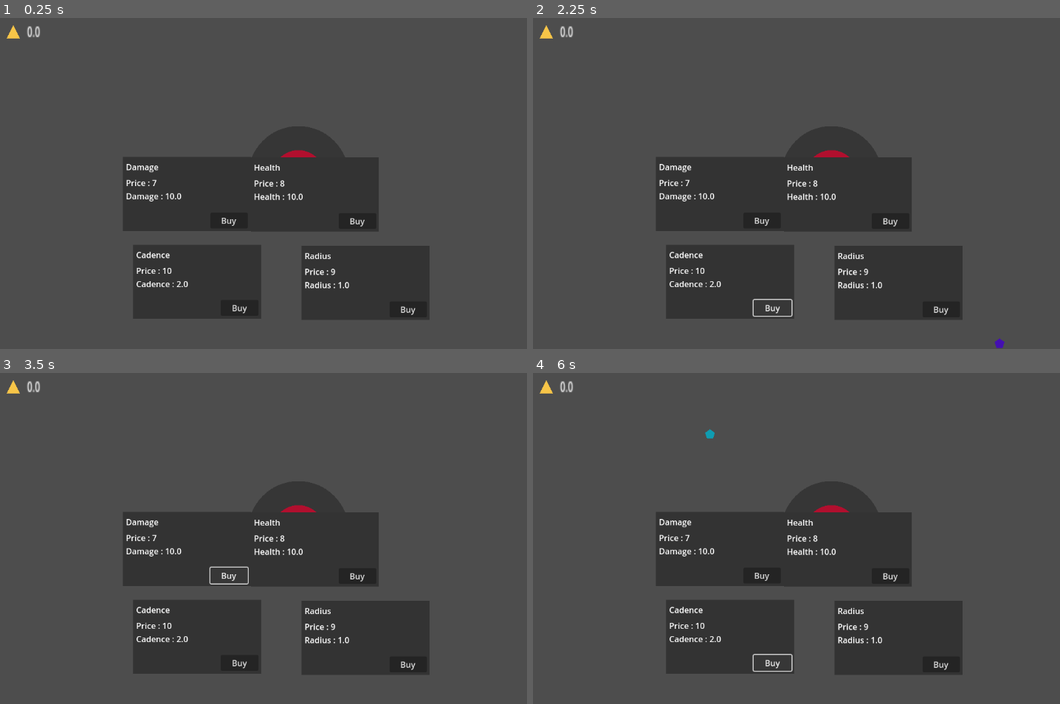
Above: before the commit, frames 1-4 (two rows, left to right).
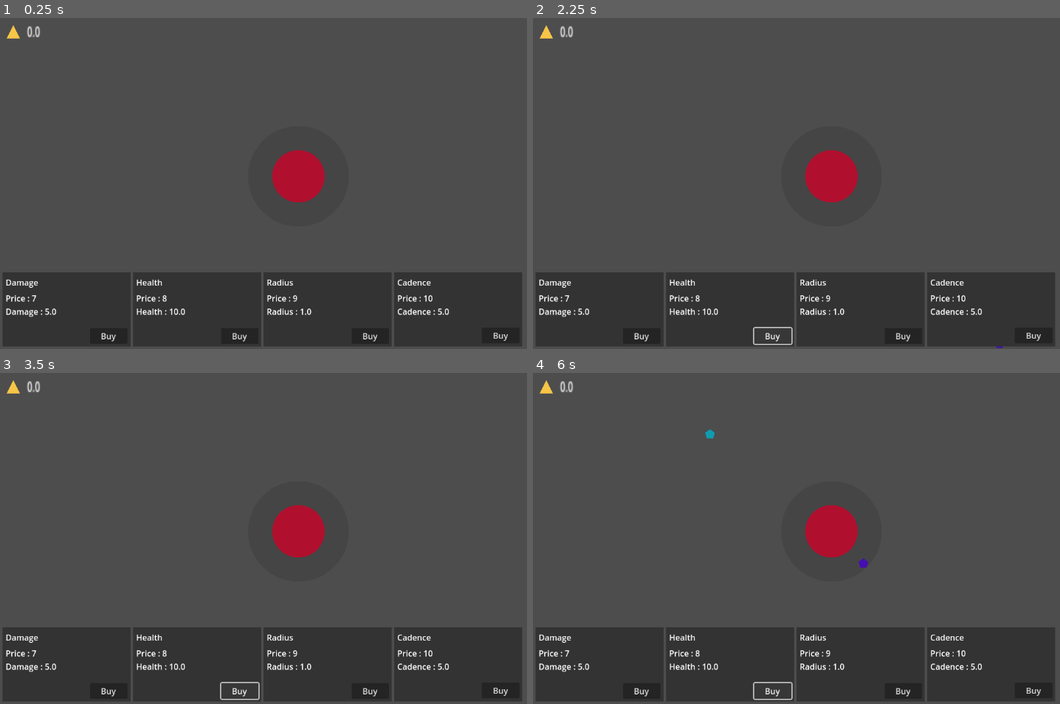
Above: after the commit, the same moments.

Repository: jakubaszcz/Prototype-Evil-Tower
Game: Godot game, scene res://Components/Scenes/Game.tscn
Same seed, same stepped clock (60 frames per second), same inputs: the game is played once before the commit and once after it.
Inputs:
- Up to frame 1 (0.25 s): no input
- Up to frame 2 (2.25 s): click "Buy" at 0.5 s; click "Buy" at 1.25 s; click "Buy" at 2 s
- Up to frame 3 (3.5 s): click "Buy" at 2.75 s
- Up to frame 4 (6 s): click "Buy" at 3.5 s; click "Buy" at 4.25 s; click "Buy" at 5 s; click "Buy" at 5.75 s

The runs differ from the first frame. In frame 1, 28% of the frame differs, in the area x 0-100%, y 42-100%; in frame 2, 27%; in frame 3, 27%; in frame 4, 27%.

Commit message:
[PET] Game Over Gems

Diff:
--- a/Components/Entities/Enemy_Type_2.tscn
+++ b/Components/Entities/Enemy_Type_2.tscn
@@ -9,12 +9,11 @@
 [sub_resource type="CircleShape2D" id="CircleShape2D_ayoq3"]
 radius = 1.7652817
 
-[node name="Enemy_Type_2" type="CharacterBody2D" node_paths=PackedStringArray("progress_bar", "cooldown", "hitbox") groups=["enemy"]]
+[node name="Enemy_Type_2" type="CharacterBody2D" node_paths=PackedStringArray("cooldown", "hitbox") groups=["enemy"]]
 script = ExtResource("1_r3toq")
 health = 10
 speed = 100.0
 recompense = 10
-progress_bar = NodePath("")
 cooldown = NodePath("AttackCooldown")
 hitbox = NodePath("Area2D")
 metadata/_custom_type_script = "uid://8p33dw64exbw"
--- a/Components/Interfaces/Game/PlayerStatistics.gd
+++ b/Components/Interfaces/Game/PlayerStatistics.gd
@@ -21,26 +21,26 @@
 func _on_damage_pressed() -> void:
 	if ((Game.game_coin - Game.game_damage_price) >= 0):
 		Game.game_coin -= Game.game_damage_price
-		Game.game_damage *= Game.game_damage_buy
-		Game.game_damage_price *= Game.multiplier
+		Game.game_damage += Game.game_damage_buy
+		Game.game_damage_price *= Game.price_multiplier
 
 
 func _on_health_pressed() -> void:
 		if ((Game.game_coin - Game.game_health_price) >= 0):
 			Game.game_coin -= Game.game_health_price
-			Game.game_health *= Game.game_health_buy
-			Game.game_health_price *= Game.multiplier
+			Game.game_health += Game.game_health_buy
+			Game.game_health_price *= Game.price_multiplier
 
 
 func _on_radius_pressed() -> void:
 	if ((Game.game_coin - Game.game_radius_price) >= 0):
 		Game.game_coin -= Game.game_radius_price
-		Game.game_radius *= Game.game_radius_buy
-		Game.game_radius_price *= Game.multiplier
+		Game.game_radius += Game.game_radius_buy
+		Game.game_radius_price *= Game.price_multiplier
 
 
 func _on_cadence_pressed() -> void:
 	if ((Game.game_coin - Game.game_cadence_price) >= 0):
 		Game.game_coin -= Game.game_cadence_price
-		Game.game_cadence *= Game.game_cadence_buy
-		Game.game_cadence_price *= Game.multiplier
+		Game.game_cadence -= Game.game_cadence_buy
+		Game.game_cadence_price *= Game.price_multiplier
--- a/Components/Interfaces/Game/player_statistics.tscn
+++ b/Components/Interfaces/Game/player_statistics.tscn
@@ -25,37 +25,37 @@
 
 [node name="Sprite2D" type="Sprite2D" parent="DamageContainer"]
 modulate = Color(0.20033002, 0.20033002, 0.20032999, 1)
-position = Vector2(365, 345.00003)
+position = Vector2(130, 570.5)
 scale = Vector2(250, 145)
 texture = SubResource("CanvasTexture_ikyie")
 
 [node name="Title" type="Label" parent="DamageContainer"]
-offset_left = 246.0
-offset_top = 280.0
-offset_right = 481.0
-offset_bottom = 303.0
+offset_left = 11.0
+offset_top = 505.5
+offset_right = 246.0
+offset_bottom = 528.5
 text = "Damage"
 
 [node name="Price" type="Label" parent="DamageContainer"]
-offset_left = 246.0
-offset_top = 311.0
-offset_right = 483.0
-offset_bottom = 360.0
+offset_left = 11.0
+offset_top = 536.5
+offset_right = 248.0
+offset_bottom = 585.5
 text = "Price : NaN"
 
 [node name="Ability" type="Label" parent="DamageContainer"]
-offset_left = 246.0
-offset_top = 337.0
-offset_right = 480.0
-offset_bottom = 360.0
+offset_left = 11.0
+offset_top = 562.5
+offset_right = 245.0
+offset_bottom = 585.5
 text = "Damage : NaN"
 
 [node name="Damage" type="Button" parent="DamageContainer"]
 z_index = 1
-offset_left = 411.0
-offset_top = 381.0
-offset_right = 484.0
-offset_bottom = 412.0
+offset_left = 176.0
+offset_top = 606.5
+offset_right = 249.0
+offset_bottom = 637.5
 text = "Buy
 "
 
@@ -63,108 +63,108 @@
 
 [node name="Sprite2D" type="Sprite2D" parent="HealthContainer"]
 modulate = Color(0.20033002, 0.20033002, 0.20032999, 1)
-position = Vector2(615, 345.5)
+position = Vector2(385, 570.5)
 scale = Vector2(250, 145)
 texture = SubResource("CanvasTexture_ikyie")
 
 [node name="Title" type="Label" parent="HealthContainer"]
-offset_left = 496.0
-offset_top = 280.5
-offset_right = 731.0
-offset_bottom = 303.5
+offset_left = 266.0
+offset_top = 505.5
+offset_right = 501.0
+offset_bottom = 528.5
 text = "Health"
 
 [node name="Price" type="Label" parent="HealthContainer"]
-offset_left = 496.0
-offset_top = 311.5
-offset_right = 733.0
-offset_bottom = 360.5
+offset_left = 266.0
+offset_top = 536.5
+offset_right = 503.0
+offset_bottom = 585.5
 text = "Price : NaN"
 
 [node name="Ability" type="Label" parent="HealthContainer"]
-offset_left = 496.0
-offset_top = 337.5
-offset_right = 730.0
-offset_bottom = 360.5
+offset_left = 266.0
+offset_top = 562.5
+offset_right = 500.0
+offset_bottom = 585.5
 text = "Damage : NaN"
 
 [node name="Health" type="Button" parent="HealthContainer"]
-offset_left = 662.0
-offset_top = 382.0
-offset_right = 735.0
-offset_bottom = 413.0
+offset_left = 432.0
+offset_top = 607.0
+offset_right = 505.0
+offset_bottom = 638.0
 text = "Buy"
 
 [node name="RadiusContainer" type="Node" parent="."]
 
 [node name="Sprite2D" type="Sprite2D" parent="RadiusContainer"]
 modulate = Color(0.20033002, 0.20033002, 0.20032999, 1)
-position = Vector2(714, 518.5)
+position = Vector2(640, 570.5)
 scale = Vector2(250, 145)
 texture = SubResource("CanvasTexture_ikyie")
 
 [node name="Title" type="Label" parent="RadiusContainer"]
-offset_left = 595.0
-offset_top = 453.5
-offset_right = 830.0
-offset_bottom = 476.5
+offset_left = 521.0
+offset_top = 505.5
+offset_right = 756.0
+offset_bottom = 528.5
 text = "Radius"
 
 [node name="Price" type="Label" parent="RadiusContainer"]
-offset_left = 595.0
-offset_top = 484.5
-offset_right = 832.0
-offset_bottom = 533.5
+offset_left = 521.0
+offset_top = 536.5
+offset_right = 758.0
+offset_bottom = 585.5
 text = "Price : NaN"
 
 [node name="Ability" type="Label" parent="RadiusContainer"]
-offset_left = 595.0
-offset_top = 510.5
-offset_right = 829.0
-offset_bottom = 533.5
+offset_left = 521.0
+offset_top = 562.5
+offset_right = 755.0
+offset_bottom = 585.5
 text = "Radius : NaN"
 
 [node name="Radius" type="Button" parent="RadiusContainer"]
-offset_left = 761.0
-offset_top = 555.0
-offset_right = 834.0
-offset_bottom = 586.0
+offset_left = 687.0
+offset_top = 607.0
+offset_right = 760.0
+offset_bottom = 638.0
 text = "Buy"
 
 [node name="CadenceContainer" type="Node" parent="."]
 
 [node name="Sprite2D" type="Sprite2D" parent="CadenceContainer"]
 modulate = Color(0.20033002, 0.20033002, 0.20032999, 1)
-position = Vector2(385, 516.5)
+position = Vector2(895, 570.5)
 scale = Vector2(250, 145)
 texture = SubResource("CanvasTexture_ikyie")
 
 [node name="Title" type="Label" parent="CadenceContainer"]
-offset_left = 266.0
-offset_top = 451.5
-offset_right = 501.0
-offset_bottom = 474.5
+offset_left = 776.0
+offset_top = 505.5
+offset_right = 1011.0
+offset_bottom = 528.5
 text = "Cadence"
 
 [node name="Price" type="Label" parent="CadenceContainer"]
-offset_left = 266.0
-offset_top = 482.5
-offset_right = 503.0
-offset_bottom = 531.5
+offset_left = 776.0
+offset_top = 536.5
+offset_right = 1013.0
+offset_bottom = 585.5
 text = "Price : NaN"
 
 [node name="Ability" type="Label" parent="CadenceContainer"]
-offset_left = 266.0
-offset_top = 508.5
-offset_right = 500.0
-offset_bottom = 531.5
+offset_left = 776.0
+offset_top = 562.5
+offset_right = 1010.0
+offset_bottom = 585.5
 text = "Cadence : NaN"
 
 [node name="Cadence" type="Button" parent="CadenceContainer"]
-offset_left = 431.0
-offset_top = 552.0
-offset_right = 505.0
-offset_bottom = 583.0
+offset_left = 941.0
+offset_top = 606.0
+offset_right = 1015.0
+offset_bottom = 637.0
 text = "Buy
 "
 
--- a/Components/Scenes/Game.tscn
+++ b/Components/Scenes/Game.tscn
@@ -1,11 +1,12 @@
-[gd_scene load_steps=7 format=3 uid="uid://dw6snjba4llv7"]
+[gd_scene load_steps=8 format=3 uid="uid://dw6snjba4llv7"]
 
 [ext_resource type="Script" uid="uid://b8oj5t1y3uoql" path="res://Scripts/Scenes/Game.gd" id="1_iqgff"]
 [ext_resource type="PackedScene" uid="uid://cq0st15no33wp" path="res://Components/Entities/Player.tscn" id="2_jru4f"]
 [ext_resource type="PackedScene" uid="uid://ootpfvisx2mm" path="res://Components/Entities/Map.tscn" id="3_jru4f"]
-[ext_resource type="PackedScene" uid="uid://btw71upcpourg" path="res://Components/Interfaces/Game/player_statistics.tscn" id="4_h73p6"]
+[ext_resource type="PackedScene" uid="uid://dkhftkgwmo5w3" path="res://Components/Interfaces/Game/player_statistics.tscn" id="4_h73p6"]
 [ext_resource type="PackedScene" uid="uid://7qrwl6nlntii" path="res://Components/Entities/Enemy_Type_1.tscn" id="4_m8cfy"]
 [ext_resource type="PackedScene" uid="uid://btpldchpopeg0" path="res://Components/Entities/Enemy_Type_2.tscn" id="5_m8cfy"]
+[ext_resource type="PackedScene" uid="uid://b5hnoljbdco2u" path="res://Components/game_loop.tscn" id="7_7qqcm"]
 
 [node name="Game" type="Node2D"]
 script = ExtResource("1_iqgff")
@@ -26,3 +27,8 @@
 [node name="UI" type="Node" parent="."]
 
 [node name="PlayerStatistics" parent="UI" instance=ExtResource("4_h73p6")]
+
+[node name="Timer" type="Timer" parent="."]
+process_callback = 0
+
+[node name="Node" parent="." instance=ExtResource("7_7qqcm")]
--- /dev/null
+++ b/Components/game_loop.tscn
@@ -0,0 +1,6 @@
+[gd_scene load_steps=2 format=3 uid="uid://b5hnoljbdco2u"]
+
+[ext_resource type="Script" uid="uid://c4m18a8cojc06" path="res://Scripts/game_loop.gd" id="1_jcxxf"]
+
+[node name="Node" type="Node"]
+script = ExtResource("1_jcxxf")
--- a/Scripts/Entities/EnemiesClass.gd
+++ b/Scripts/Entities/EnemiesClass.gd
@@ -28,9 +28,7 @@
 func _physics_process(_delta: float) -> void:
 	for players in detection_area.get_overlapping_bodies():
 		if players.is_in_group("player") and can_attack:
-			print("Enemy attacks player!")
 			if cooldown:
-				print("Cooldown started")
 				cooldown.start()
 				can_attack = false
 				_attack(players, attack)
@@ -56,6 +54,7 @@
 	if health <= 0:
 		Game.game_coin += recompense
 		is_dead = true
+		Game.enemies_killed_count += 1
 		queue_free()
 
 func get_health() -> int:
--- a/Scripts/Entities/Player.gd
+++ b/Scripts/Entities/Player.gd
@@ -20,10 +20,10 @@
 func _draw() -> void:
 	if shape.shape is CircleShape2D:
 		var r = shape.shape.radius * trigger_collider.scale.x
-		draw_circle(Vector2.ZERO, r, Color(0.0, 0.0, 0.0, 0.3))
+		draw_circle(Vector2.ZERO, r, Color(0.0, 0.0, 0.0, 0.1))
 	elif shape.shape is RectangleShape2D:
 		var ext = shape.shape.extents * trigger_collider.scale
-		draw_rect(Rect2(-ext, ext * 2.0), Color(0.0, 0.0, 0.0, 0.3), true)
+		draw_rect(Rect2(-ext, ext * 2.0), Color(0.0, 0.0, 0.0, 0.1), true)
 
 func _physics_process(_delta: float) -> void:
 	queue_redraw() # redraw the collision _draw
@@ -45,7 +45,10 @@
 	get_parent().call_deferred("add_child", projectile)
 
 func _take_damage(damage : float):
-	if ((Game.game_health - damage) <= 0): queue_free()
+	if ((Game.game_health - damage) <= 0):
+		Game.is_game_over = true
+		Game._game_over()
+		queue_free()
 	else: Game.game_health -= damage
 
 func _on_shoot_cooldown_timeout() -> void:
--- a/Scripts/Game.gd
+++ b/Scripts/Game.gd
@@ -1,11 +1,16 @@
 extends Node
 
+# Game stats
+var is_game_over = false
+var survival_time : float = 0.0
+var enemies_killed_count : int = 0
+var game_gems : int = 0
 # Start Coin
 var game_coin : float = 0 + Global.start_coin
 var game_health : float = 10 + Global.abilities_health
 var game_radius : float = 1.0 + Global.abilities_radius
-var game_cadence : float = 2.0 + Global.abilities_cadence
-var game_damage : float = 10.0 + Global.abilities_attack
+var game_cadence : float = 5.0 - Global.abilities_cadence
+var game_damage : float = 5.0 + Global.abilities_attack
 
 # Base Shop Prices
 
@@ -19,4 +24,10 @@
 var game_radius_buy : float = 0.4
 var game_cadence_buy : float = 0.3
 
-var multiplier : float = 1.2
+var price_multiplier : float = 1.2
+
+func _game_over():
+	if (is_game_over):
+		game_gems = (survival_time + enemies_killed_count)/(survival_time/enemies_killed_count)
+		Global.ressources_gems += game_gems
+		print("You won "+str(game_gems))
--- a/Scripts/Global.gd
+++ b/Scripts/Global.gd
@@ -6,7 +6,7 @@
 var progression_path := "user://" + progression_file
 
 # Ressources
-var ressources_coins := 0 # IG Coins Ressources
+var ressources_gems : int = 0 # IG Coins Ressources
 
 
 # Abilities
@@ -23,7 +23,7 @@
 	var config := ConfigFile.new()
 	var error = config.load(progression_path)
 	if error == OK:
-		ressources_coins = config.get_value("progress", "coins", 0)
+		ressources_gems = config.get_value("progress", "gems", 0)
 		abilities_health = config.get_value("progress", "attack", 10)
 		abilities_radius = config.get_value("progress", "radius", 10)
 		abilities_health = config.get_value("progress", "health", 10)
@@ -35,7 +35,7 @@
 # Save Progression
 func save_progression():
 	var config = ConfigFile.new()
-	config.get_value("progress", "coins", ressources_coins)
+	config.get_value("progress", "gems", ressources_gems)
 	config.get_value("progress", "attack", abilities_attack)
 	config.get_value("progress", "radius", abilities_radius)
 	config.get_value("progress", "health", abilities_health)
--- /dev/null
+++ b/Scripts/game_loop.gd
@@ -0,0 +1,5 @@
+extends Node
+
+func _physics_process(delta: float) -> void:
+	if not Game.is_game_over:
+		Game.survival_time += delta
Not shown, added: Scripts/game_loop.gd.uid
